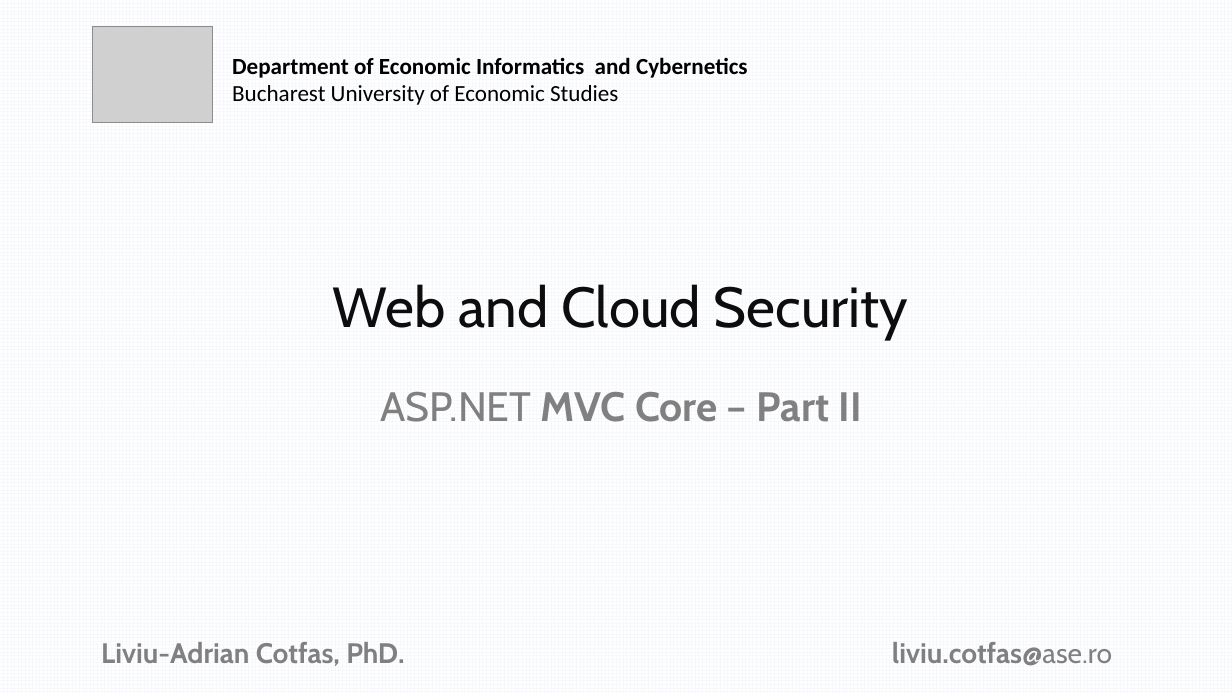
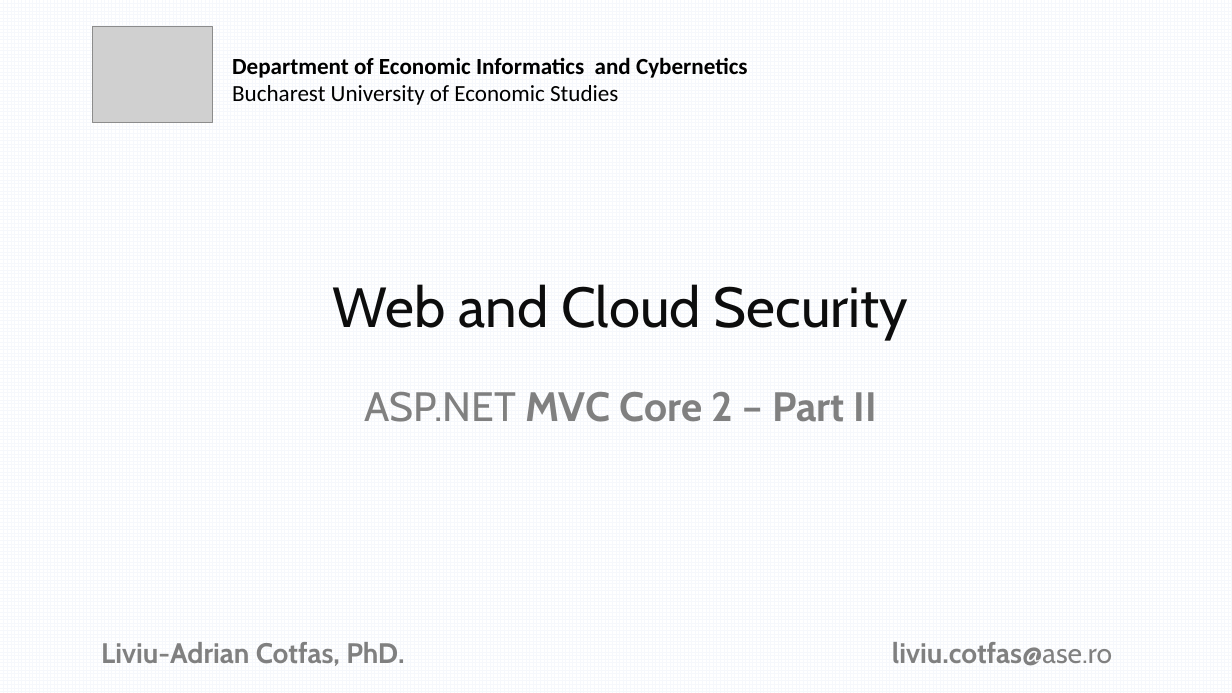
Before and after one commit to liviucotfas/ase-web-and-cloud-applications-security, a slide deck: slide 1 of Presentation ASPNET MVC Core - Part II.pptx. Drawn at 1232x693 pixels with LibreOffice and Linux fonts; fonts in the diff are those of the drawing; grey boxes stand for pictures; background and template pictures are left out. Boxes give left, top, right and bottom in pixels: in the first picture for what was removed or moved away, otherwise in the second. Text is boxed around its words. In the diff, an @@ line names an element or a change of style, - is before the commit and + after.

```diff
--- a/Presentation ASPNET MVC Core - Part II.pptx
+++ b/Presentation ASPNET MVC Core - Part II.pptx
@@ text at (365,392,877,422): text changed @@
-ASP.NET MVC Core – Part II
+ASP.NET MVC Core 2 – Part II
```
Also in this commit, not shown: 2 other slides changed, 4 other files.
